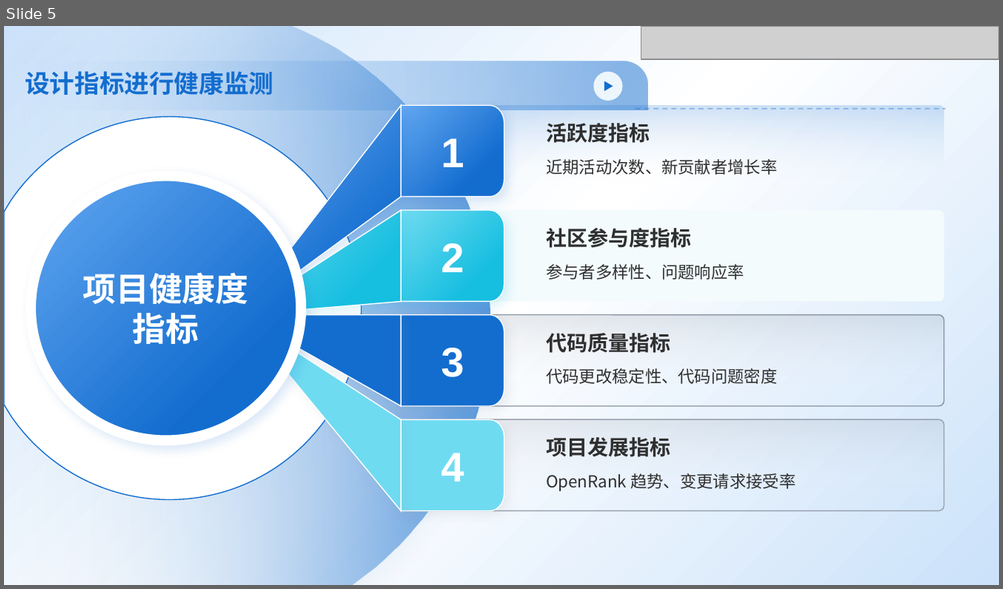
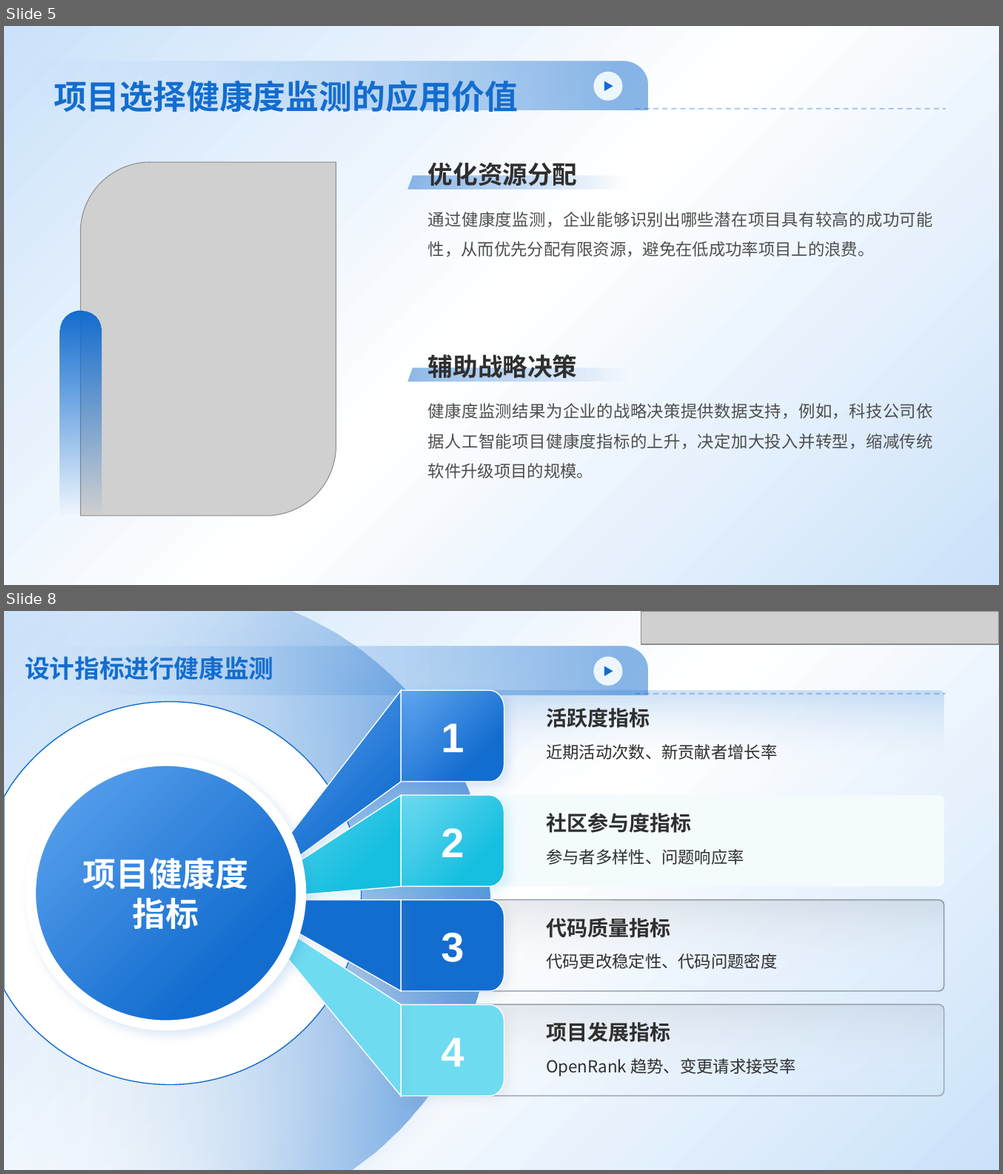
Before and after one commit to zxywx0924/openrank, a slide deck: OpenRank杯初赛——现在游戏中队.pptx. Shown one above the other, each under a label of ours: slide 5 before the commit, slides 5 and 8 after it; the slides between them are not shown. The pictures are 1003x589 and 1003x1174 pixels, drawn with LibreOffice and Linux fonts; fonts in the diff are those of the drawing; grey boxes stand for pictures. Boxes give left, top, right and bottom in pixels: in the first picture for what was removed or moved away, otherwise in the second. Text is boxed around its words. In the diff, an @@ line names an element or a change of style, - is before the commit and + after.

```diff
--- a/OpenRank杯初赛——现在游戏中队.pptx
+++ b/OpenRank杯初赛——现在游戏中队.pptx
@@ slide 5 added at bbox=[4, 26, 999, 585], background gradient #CBE2FA to #FFFFFF; not listed: 4 template elements that a slide beside it also shows @@
@@ title added at bbox=[54, 80, 518, 117], 32 pt, text #136DCF, bold @@
+项目选择健康度监测的应用价值
@@ text added at bbox=[428, 158, 578, 191], 24 pt, text #2F2F2F, bold @@
+优化资源分配
@@ picture added at bbox=[80, 163, 336, 516] @@
@@ parallelogram added at bbox=[407, 176, 693, 190], fill gradient #136DCF @@
@@ text added at bbox=[428, 212, 933, 257], 16 pt, text #4E4E4E @@
+通过健康度监测，企业能够识别出哪些潜在项目具有较高的成功可能性，从而优先分配有限资源，避免在低成功率项目上的浪费。
@@ round same rect added at bbox=[60, 311, 101, 516], fill gradient #136DCF @@
@@ text added at bbox=[428, 351, 578, 383], 24 pt, text #2F2F2F, bold @@
+辅助战略决策
@@ parallelogram added at bbox=[407, 369, 693, 382], fill gradient #136DCF @@
@@ text added at bbox=[428, 403, 933, 479], 16 pt, text #4E4E4E @@
+健康度监测结果为企业的战略决策提供数据支持，例如，科技公司依据人工智能项目健康度指标的上升，决定加大投入并转型，缩减传统软件升级项目的规模。
@@ what was slide 5 is now slide 8 @@
```
Also in this commit, not shown: 1 slide changed, 2 other slides added.
